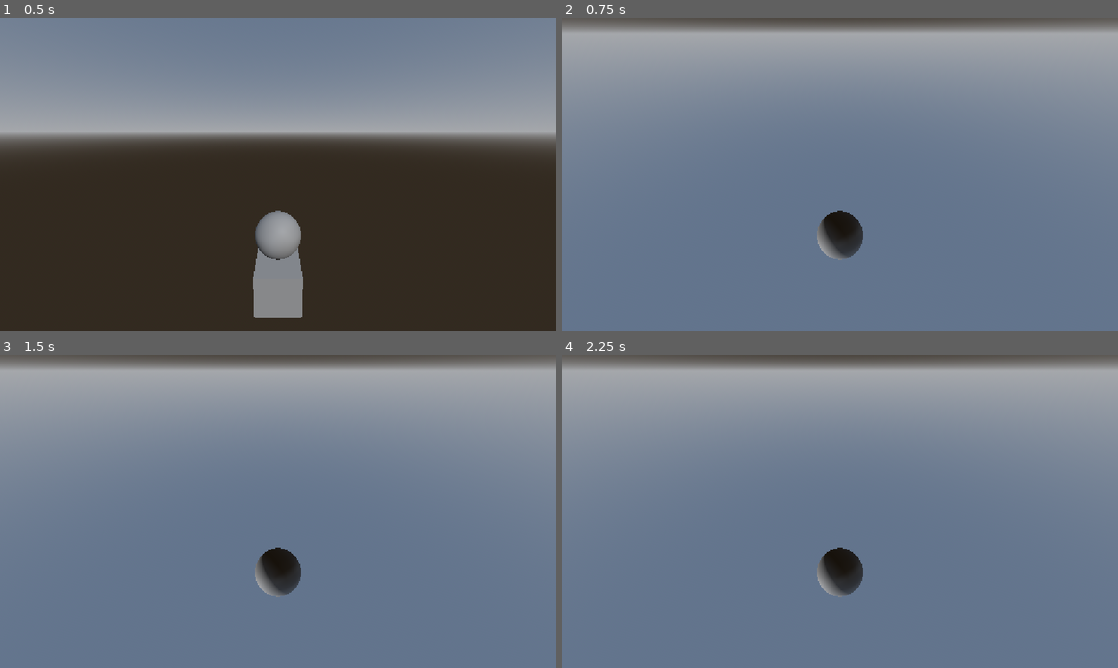
Above: before the commit, frames 1-4 (two rows, left to right).
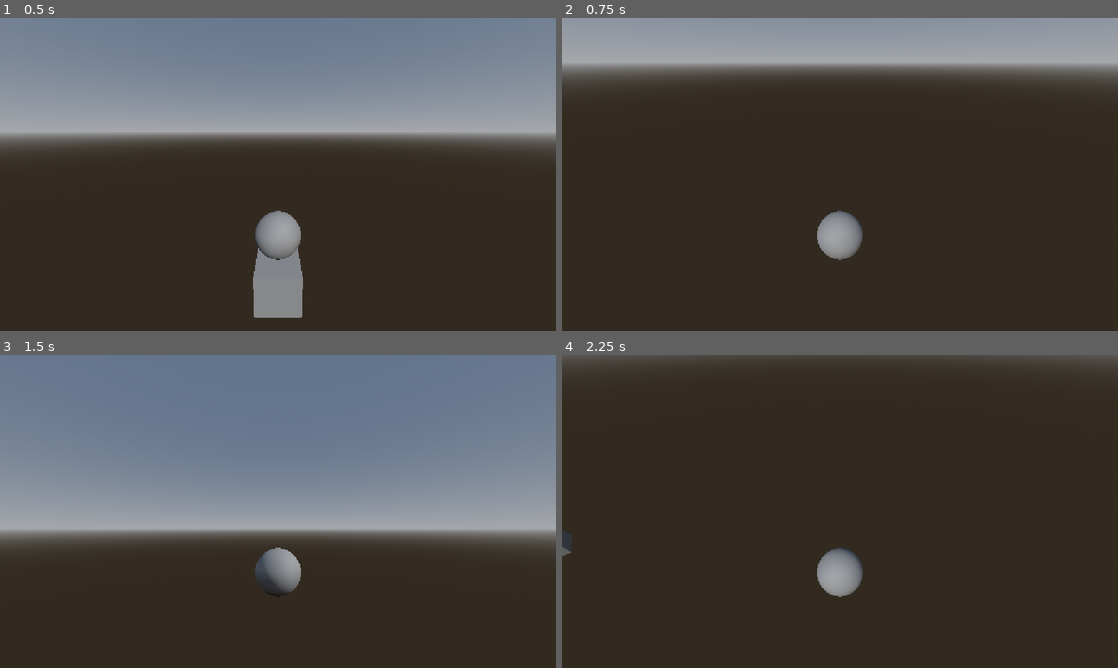
Above: after the commit, the same moments.

Repository: PortalGolem/havenIE2026GameJam
Game: Godot game, scene res://Scenes/andrew_test.tscn
Two runs of this game, one before a commit and one after it. Both use one fixed random seed, a clock stepped at 60 frames per second and the inputs below. This scene is started directly instead of the project's main scene.
Inputs (mouse positions are in pixels of both pictures, inside the frame that each line leads up to):
- Up to frame 1 (0.5 s): no input
- Up to frame 2 (0.75 s): tap Enter at 0.5 s; move the mouse to (962, 158) at 0.52 s; press the mouse at (962, 158) at 0.53 s; hold D (Right) from 0.53 s (still down)
- Up to frame 3 (1.5 s): tap Space (Jump) at 0.77, 1.25 s; move the mouse to (166, 527) at 1.27 s; release D (Right) at 1.28 s; release the mouse at (166, 527) at 1.28 s; hold S (Backward) from 1.28 s (still down); click (166, 527) at 1.35 s
- Up to frame 4 (2.25 s): tap Space (Jump) at 1.52 s; move the mouse to (895, 442) at 2.02 s; release S (Backward) at 2.03 s; press the mouse at (895, 442) at 2.03 s; hold D (Right) from 2.03 s (still down)

Frame 1 is identical in both runs. In frame 2, 88% of the frame differs, in the area x 0-100%, y 0-100%; in frame 3, 77%; in frame 4, 99%, in the area x 0-100%, y 1-100%.

Commit message:
fixed camera rotation

Diff:
--- a/Player/PlayerController.gd
+++ b/Player/PlayerController.gd
@@ -59,9 +59,10 @@
 
 	print(mouseInput)
 	print(currentRotation)
+	print(mouseInput * mouseSensitivity)
 	currentRotation += mouseInput * mouseSensitivity
-	currentRotation.x = clampf(rad_to_deg(currentRotation.x), -rad_to_deg(maxXRotation), rad_to_deg(maxXRotation))
-	currentRotation.y = clampf(rad_to_deg(currentRotation.y), rad_to_deg(minYRotation), rad_to_deg(maxYRotation))
+	currentRotation.x = clampf(currentRotation.x, -deg_to_rad(maxXRotation), deg_to_rad(maxXRotation))
+	currentRotation.y = clampf(currentRotation.y, deg_to_rad(minYRotation), deg_to_rad(maxYRotation))
 	basis = Basis.IDENTITY
 	$CameraPivot.basis = Basis.IDENTITY
 	rotate(Vector3.UP, currentRotation.x)
--- a/Player/player.tscn
+++ b/Player/player.tscn
@@ -8,12 +8,6 @@
 
 [node name="Player" type="AnimatableBody3D" unique_id=944310348]
 script = ExtResource("1_l8h54")
-mouseSensitivity = null
-groundSpeed = null
-initialMovementMode = null
-maxXRotation = null
-minYRotation = null
-maxYRotation = null
 
 [node name="MeshInstance3D" type="MeshInstance3D" parent="." unique_id=414659512]
 mesh = SubResource("SphereMesh_2m7an")
